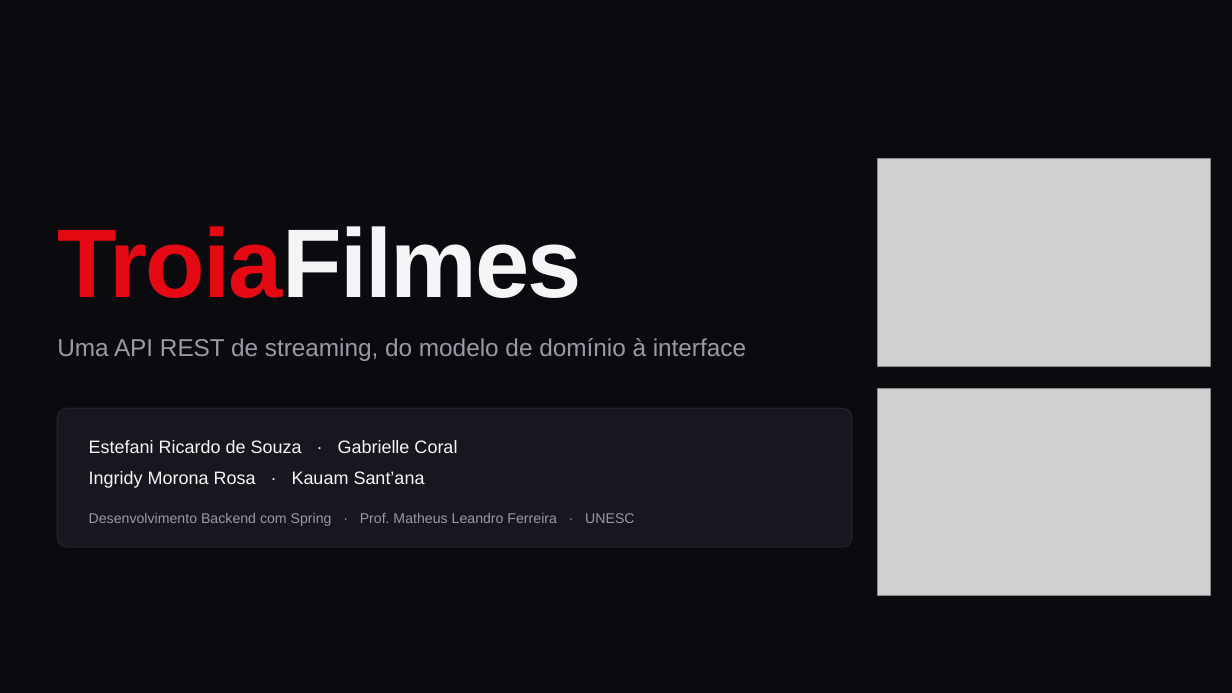
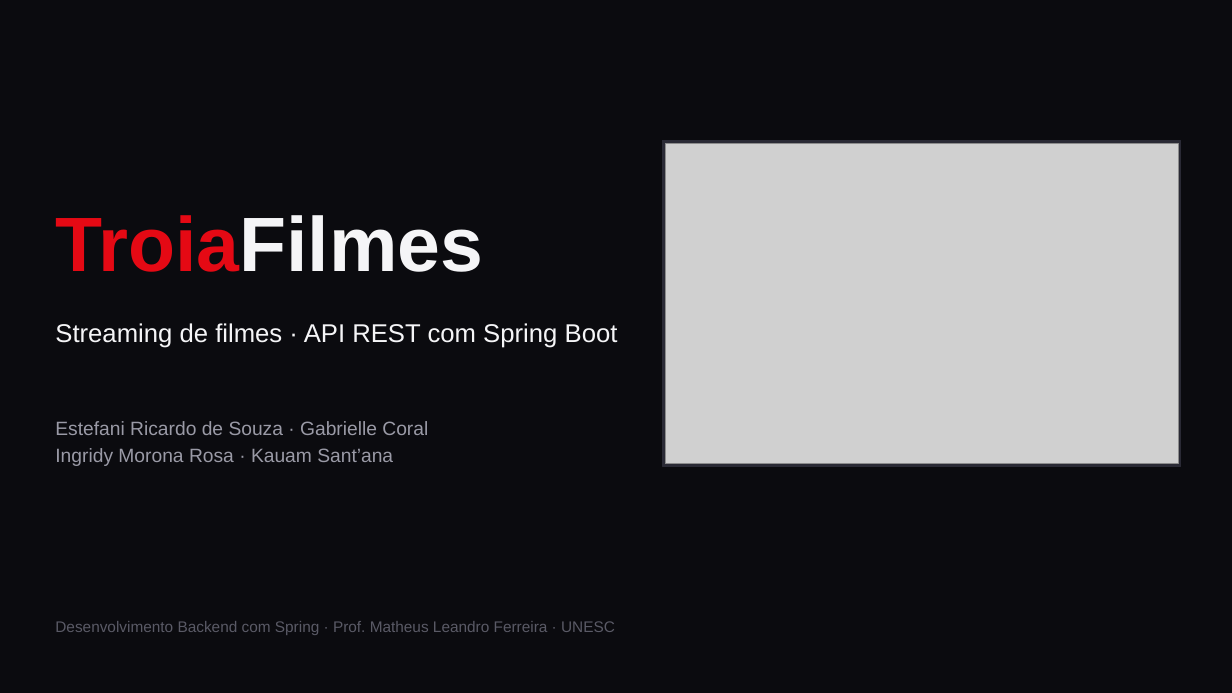
Before and after one commit to KauamSantana/TroiaFilmes, a slide deck: slide 1 of docs/04-apresentacao.pptx. Drawn at 1232x693 pixels with LibreOffice and Linux fonts; fonts in the diff are those of the drawing; grey boxes stand for pictures. Boxes give left, top, right and bottom in pixels: in the first picture for what was removed or moved away, otherwise in the second. Text is boxed around its words. In the diff, an @@ line names an element or a change of style, - is before the commit and + after.

```diff
--- a/docs/04-apresentacao.pptx
+++ b/docs/04-apresentacao.pptx
@@ rectangle added at [663,140,1181,467], fill #2A2A35, outline #2A2A35 1 pt @@
@@ picture added at [665,143,1178,464] @@
@@ picture removed at [878,159,1211,367] @@
@@ text "TroiaFilmes" at [55,215,483,272]: size 76 to 60 pt, letter spacing -1.5 to 0 pt @@
@@ text at [55,323,618,348]: text changed; size 19 to 20 pt; text colour #9A9AA6 to #F5F5F7 @@
-Uma API REST de streaming, do modelo de domínio à interface
+Streaming de filmes · API REST com Spring Boot
@@ picture removed at [878,388,1211,596] @@
@@ text "Estefani Ricardo de Souza · ...": place and size @@
-text "Estefani Ricardo de Souza · ..." at [89,440,457,453]
+text "Estefani Ricardo de Souza · ..." at [55,421,428,466]
@@ rounded rectangle removed at [57,409,852,547] @@
@@ text at [55,448,393,466]: paragraph added @@
+Ingridy Morona Rosa · Kauam Sant’ana
@@ text at [55,421,428,435]: size 14 to 15 pt, text colour #F5F5F7 to #9A9AA6 in "Estefani Ricardo de Souza · Gabrielle Coral"; line spacing 1 to 1.2 @@
@@ text removed at [89,471,425,488] @@
-Ingridy Morona Rosa · Kauam Sant’ana
@@ text "Desenvolvimento Backend com Spring · ...": place and size @@
-text "Desenvolvimento Backend com Spring · ..." at [89,513,634,526]
+text "Desenvolvimento Backend com Spring · ..." at [55,621,615,635]
@@ text "Desenvolvimento Backend com Spring · ..." at [55,621,615,635]: size 11 to 12 pt, text colour #9A9AA6 to #5A5A66 @@
```
Also in this commit, not shown: 8 slides added, 13 slides removed, 52 other files.
